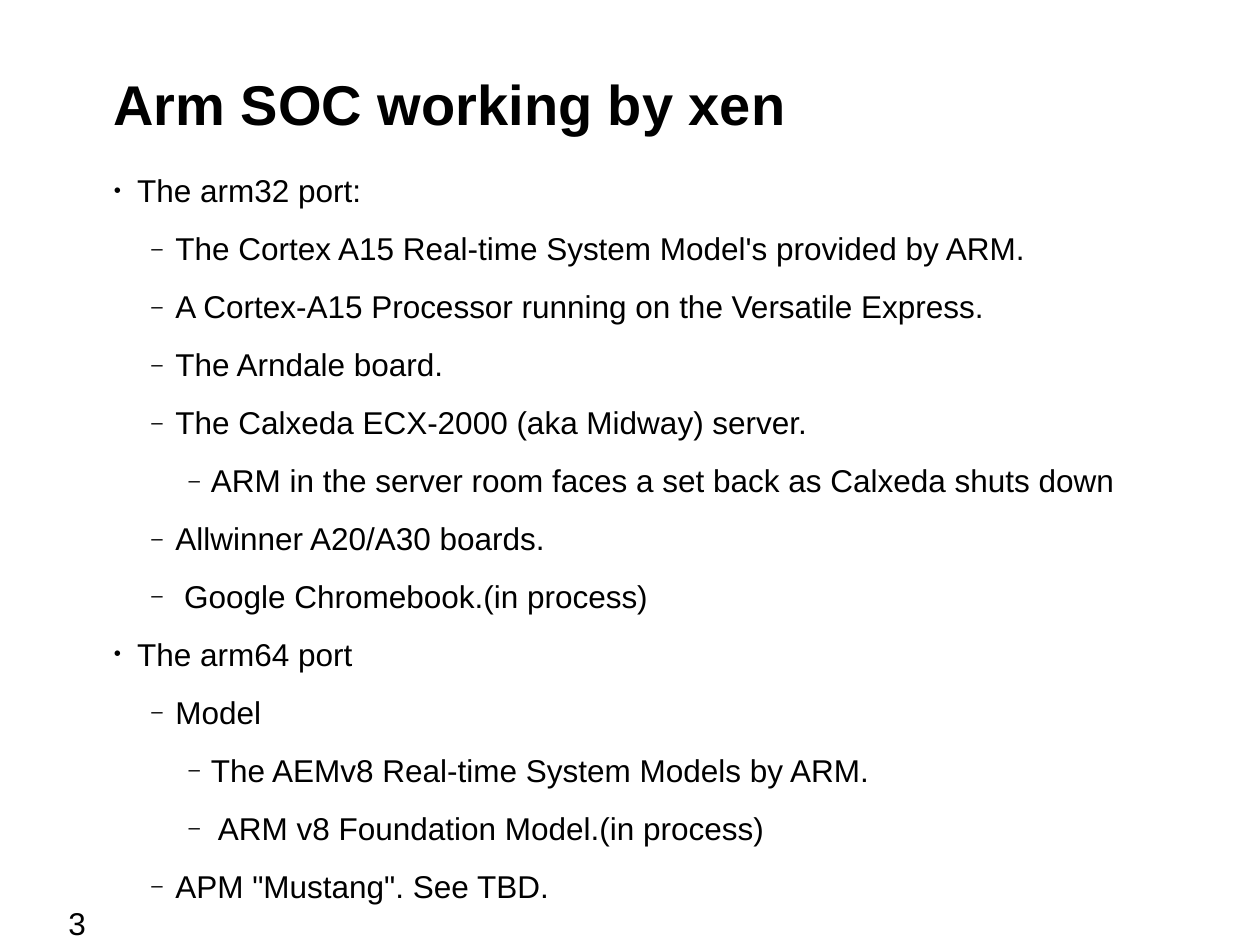
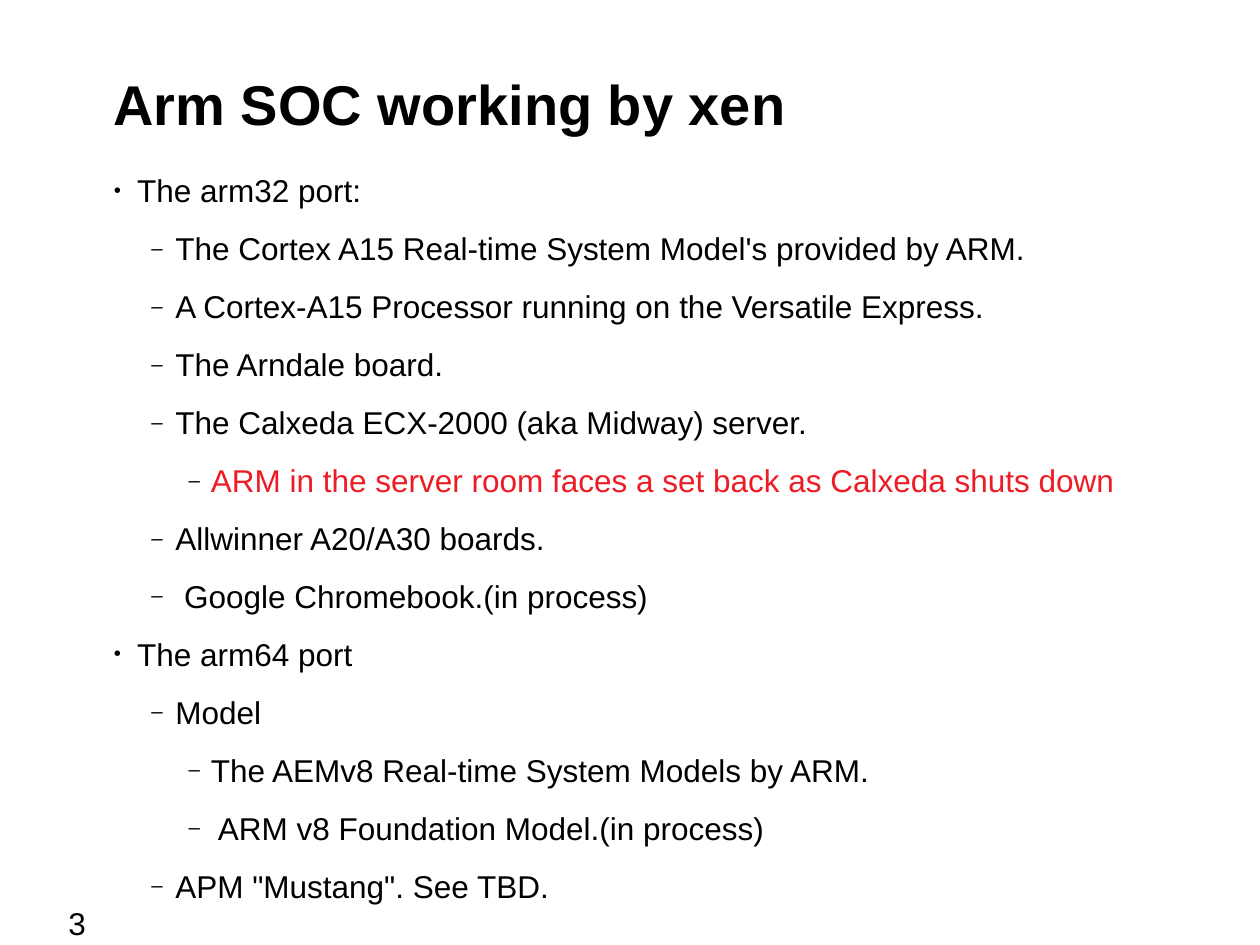
Before and after one commit to bjzhang/open_log, a slide deck: slide 3 of novell/community/ouros/xen_on_cubietruck.odp. Drawn at 1260x945 pixels with LibreOffice and Linux fonts; fonts in the diff are those of the drawing; background and template pictures are left out. Boxes give left, top, right and bottom in pixels: in the first picture for what was removed or moved away, otherwise in the second. Text is boxed around its words. In the diff, an @@ line names an element or a change of style, - is before the commit and + after.

```diff
--- a/novell/community/ouros/xen_on_cubietruck.odp
+++ b/novell/community/ouros/xen_on_cubietruck.odp
@@ text at [211,469,1114,493]: text colour #000000 to #ED1C24 in "ARM in the server room faces a ..." @@
```
Also in this commit, not shown: 7 other slides changed, 1 slide added, 11 slides removed, 3 other files.
